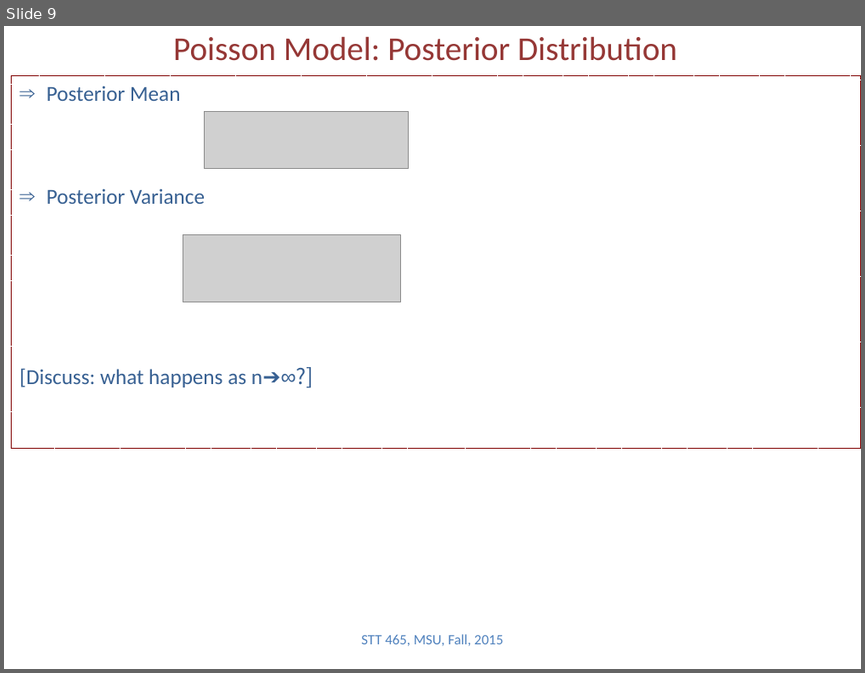
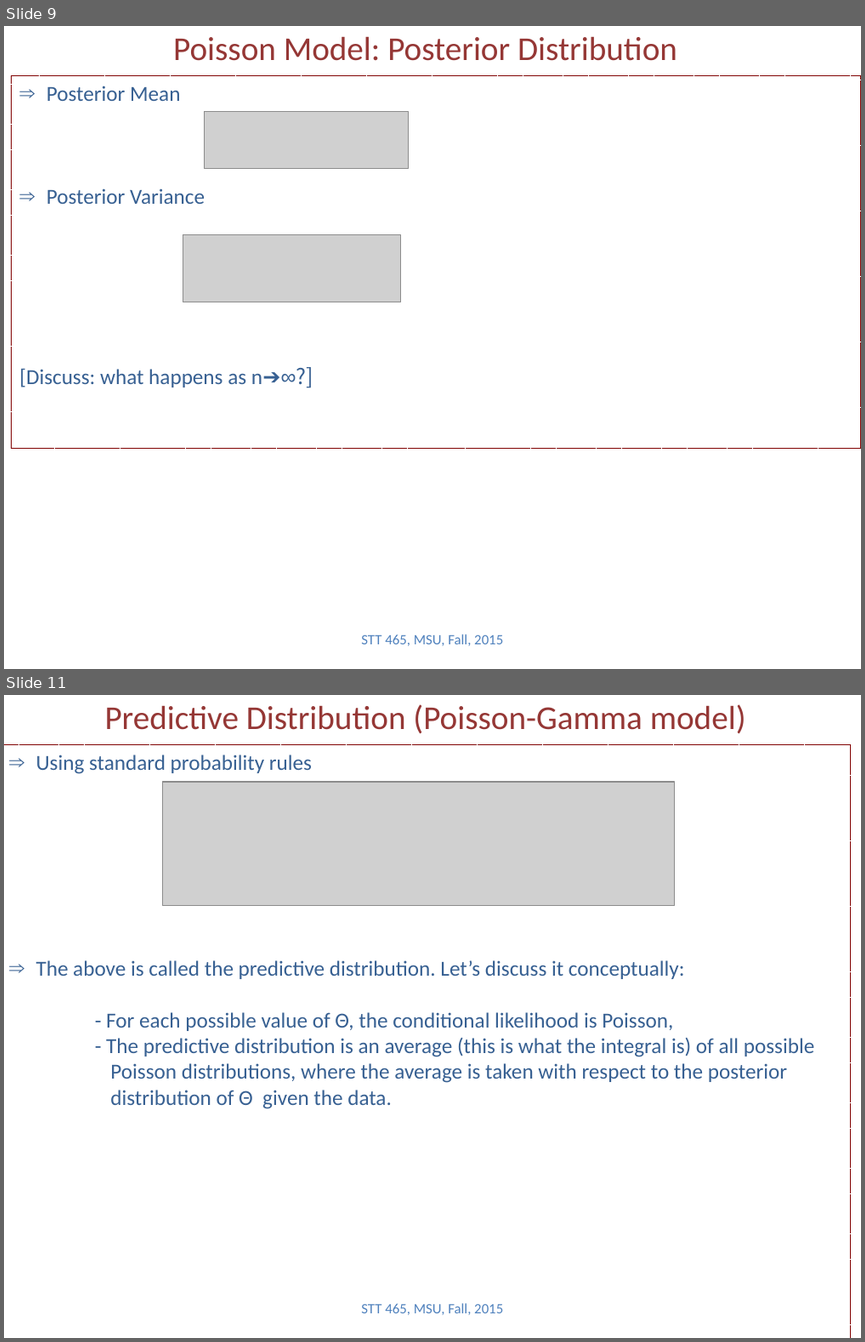
Before and after one commit to Boukos/STT465, a slide deck: STT465_3.pptx. Shown one above the other, each under a label of ours: slide 9 before the commit, slides 9 and 11 after it; the slides between them are not shown. The pictures are 865x673 and 865x1342 pixels, drawn with LibreOffice and Linux fonts; fonts in the diff are those of the drawing; grey boxes stand for pictures. Boxes give left, top, right and bottom in pixels: in the first picture for what was removed or moved away, otherwise in the second. Text is boxed around its words. In the diff, an @@ line names an element or a change of style, - is before the commit and + after.

```diff
--- a/STT465_3.pptx
+++ b/STT465_3.pptx
@@ slide 11 added at <box>4,695,861,1338</box>, background #FFFFFF @@
@@ title added at <box>105,704,746,734</box>, 28 pt, text #953735 @@
+Predictive Distribution (Poisson-Gamma model)
@@ rectangle added at <box>4,744,851,1338</box>, outline #800000 0.75 pt dashed, 18 pt, text #376092 @@
+⇒ Using standard probability rules
+⇒ The above is called the predictive distribution. Let’s discuss it conceptually:
+- For each possible value of Θ, the conditional likelihood is Poisson,
+- The predictive distribution is an average (this is what the integral is) of all possible
+Poisson distributions, where the average is taken with respect to the posterior
+distribution of Θ given the data.
@@ picture added at <box>162,782,674,905</box> @@
@@ text added at <box>361,1303,503,1315</box>, 12 pt, text #4F81BD @@
+STT 465, MSU, Fall, 2015
```
Also in this commit, not shown: 3 other slides added, 2 other files.
